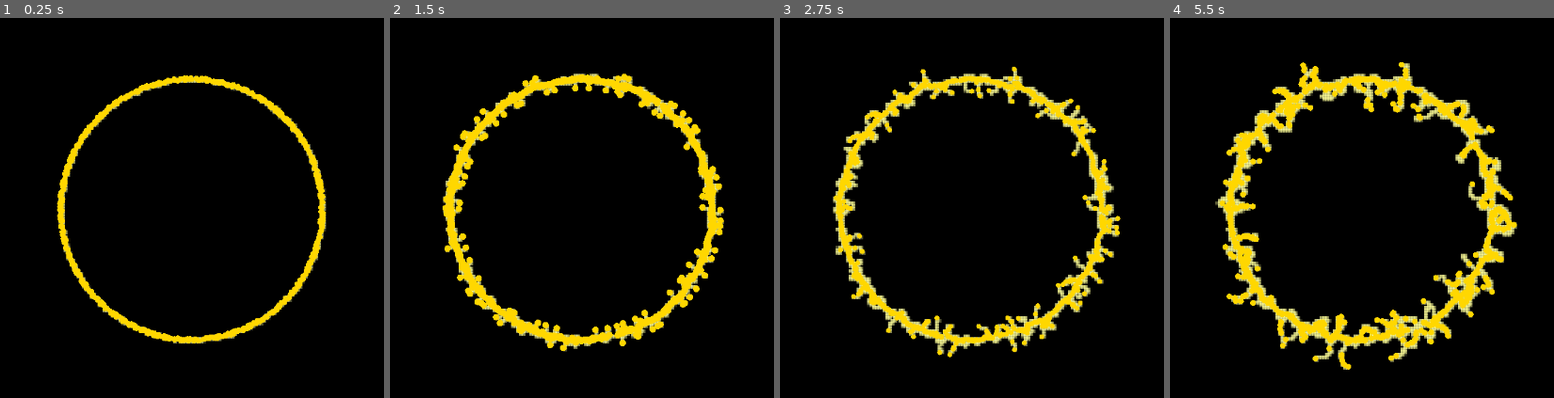
Above: before the commit, frames 1-4 (left to right).
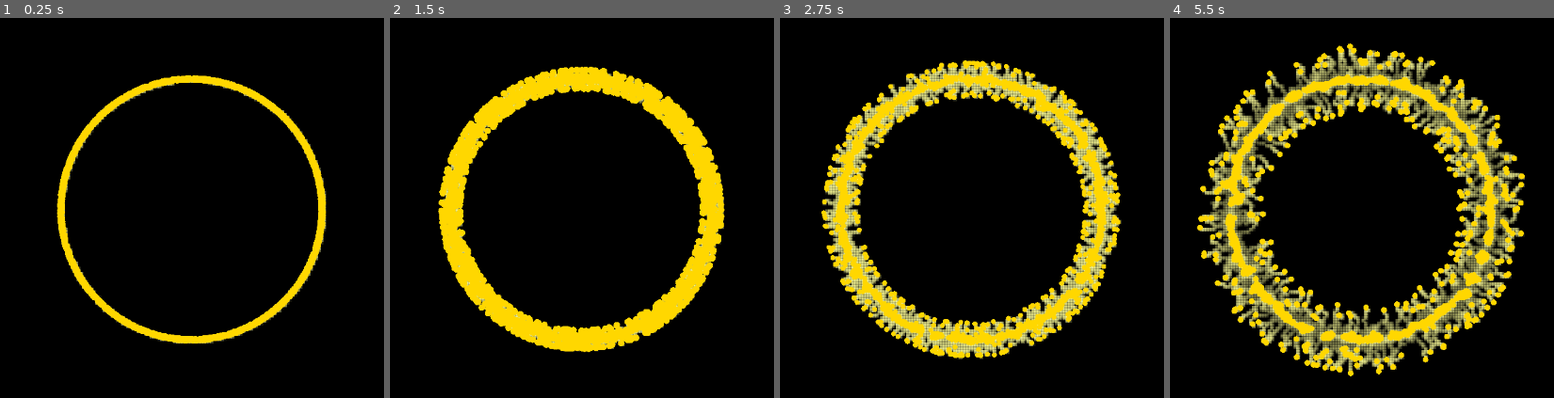
Above: after the commit, the same moments.

Repository: RocketKiers/Slime-mold-algorithm-visualization
Game: Godot game, scene res://main_world.tscn
The game is run twice, just before and just after one commit, with the same random seed, the same clock (stepped at 60 frames per second) and the same inputs.
Inputs:
- Up to frame 1 (0.25 s): no input
- Up to frame 2 (1.5 s): no input
- Up to frame 3 (2.75 s): no input
- Up to frame 4 (5.5 s): no input

The runs differ from the first frame. In frame 1, 1.5% of the frame differs, in the area x 14-86%, y 14-86%; in frame 2, 7.8%; in frame 3, 15%; in frame 4, 26%, in the area x 6-93%, y 6-95%.

Commit message:
Played with set values + improved decay map

Diff:
--- a/main_world.tscn
+++ b/main_world.tscn
@@ -6,3 +6,4 @@
 script = ExtResource("1_v35sv")
 AGENT_SPEED = 10.0
 TURN_STRENGTH = 10.0
+RANDOM_TURN_AMOUNT = 1.5
--- a/scripts/main.gd
+++ b/scripts/main.gd
@@ -5,17 +5,17 @@
 var map_height: int
 var trail_map: Array # A 2d map array to hold pheremone values, recieves the same resolution as the map
 
-const DECAY_RATE: float = 0.05   # How fast the pheromone disappears
-const DIFFUSION_RATE: float = 0.1 # How much the pheromone spreads
-
-@export var number_of_agents: int = 1000 # Variable for the number of agents
-@export_range(10.0, 500.0) var AGENT_SPEED: float = 250.0 # speed of the moving agents
+const DECAY_RATE: float = 0.1   # How fast the pheromone disappears
+const DIFFUSION_RATE: float = 0.5 # How much the pheromone spreads
+
+@export var number_of_agents: int = 3000 # Variable for the number of agents
+@export_range(10.0, 500.0) var AGENT_SPEED: float = 350.0 # speed of the moving agents
 @export var var_agent_size: float = 2.0 #changable agent size (appended to a absolute sine wave
 
-@export_range(0.1, 10.0) var TURN_STRENGTH: float = 4.0
-@export_range(0.1, 10.0) var RANDOM_TURN_AMOUNT: float = 0.01 # Small random perturbation in radians
-@export_range(1, 10) var SIMULATION_STEPS_PER_FRAME: int = 1
-const DEPOSIT_AMOUNT: float = 2.0 # The amount of pheromone an agent deposits
+@export_range(0.1, 10.0) var TURN_STRENGTH: float = 1.5
+@export_range(0.1, 10.0) var RANDOM_TURN_AMOUNT: float = 0.5 # Small random perturbation in radians
+@export_range(1, 10) var SIMULATION_STEPS_PER_FRAME: int = 2
+const DEPOSIT_AMOUNT: float = 0.5 # The amount of pheromone an agent deposits
 
 var agent_color = Color("#FFD700")  #agent color
 var time : float = 0 # input for sine wave
@@ -90,11 +90,28 @@
 	# Deposit the pheromone (clamping it to a max value to prevent overflow (in this case 10.0))
 	trail_map[pheremone_x][pheremone_y] = min(trail_map[pheremone_x][pheremone_y] + DEPOSIT_AMOUNT, 10.0)
 
+func _update_trail_map(delta: float):
+	# This loop applies the decay over time
+	var visual_decay_rate: int = 3
+	for x in map_width:
+		for y in map_height:
+			var current_value = trail_map[x][y]
+
+			# The DECAY_RATE determines how fast the value drops
+			# Note: This is a percentage decay (current_value * DECAY_RATE)
+			var decay_amount = current_value * DECAY_RATE * delta * visual_decay_rate
+
+			# Subtract the decay amount, ensuring the value doesn't go below zero
+			trail_map[x][y] = max(0.0, current_value - decay_amount)
 
 # _process wordt elke frame gecalled, delta is tijd sinds laatste call
 func _process(delta):
 	time += delta
 	agent_size = (abs(sin(time) * var_agent_size)+3) #pulsing of agents to replicate the real slime mold
+
+	#make pheremone decay
+	_update_trail_map(delta)
+
 	queue_redraw()
 	var sub_delta = delta / SIMULATION_STEPS_PER_FRAME #control of time by changing delta
 
@@ -162,8 +179,8 @@
 func _draw():
 
 # 1. Loop through every cell in the trail_map
-	for x in map_width:
-		for y in map_height:
+	for x in (map_width):
+		for y in (map_height):
 			var pheromone_value = trail_map[x][y]
 
 			# Skip drawing if the pheromone is 0
